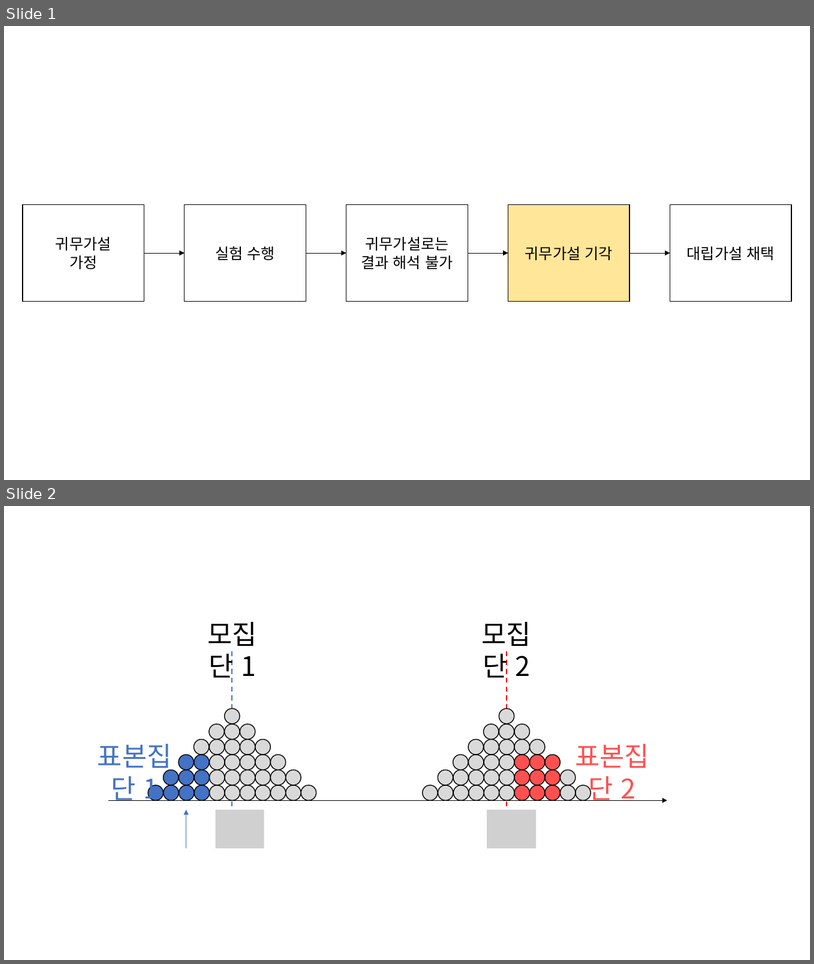
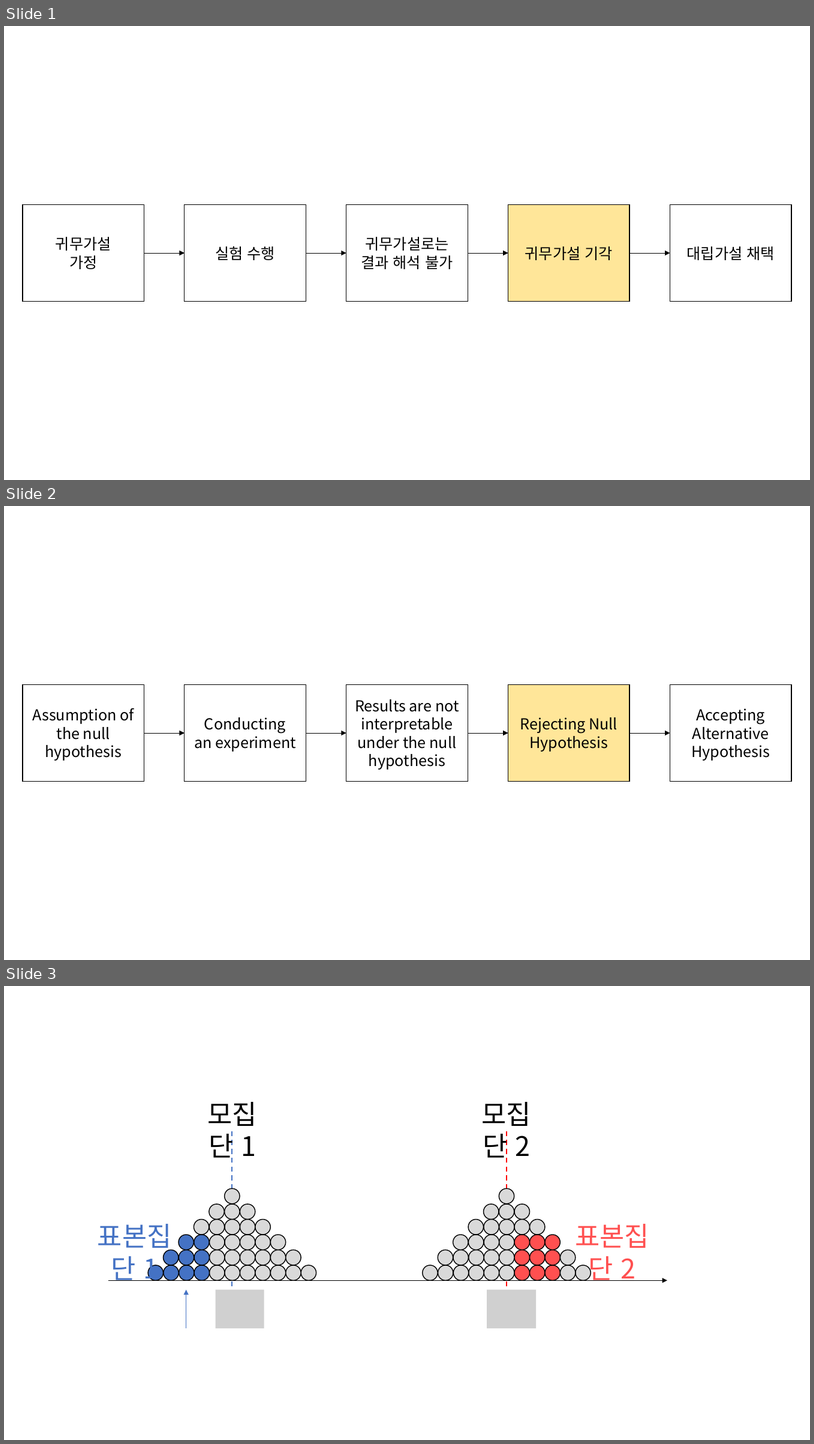
Before and after one commit to answeredbyablemind/answeredbyablemind.github.io, a slide deck: pics/2020-03-25-hypothesis/pics.pptx. Shown one above the other, each under a label of ours: slides 1 and 2 before the commit, slides 1, 2 and 3 after it. The pictures are 814x964 and 814x1444 pixels, drawn with LibreOffice and Linux fonts; fonts in the diff are those of the drawing; grey boxes stand for pictures. Boxes give left, top, right and bottom in pixels: in the first picture for what was removed or moved away, otherwise in the second. Text is boxed around its words. In the diff, an @@ line names an element or a change of style, - is before the commit and + after.

Commit message:
hypothesis in English

```diff
--- a/pics/2020-03-25-hypothesis/pics.pptx
+++ b/pics/2020-03-25-hypothesis/pics.pptx
@@ slide 2 added at (x1=4, y1=506, x2=810, y2=960), background #FFFFFF @@
@@ rectangle added at (x1=23, y1=684, x2=144, y2=781), fill #FFFFFF, outline #000000 1 pt, 18 pt, text #000000 @@
+Assumption of the null hypothesis
@@ rectangle added at (x1=184, y1=684, x2=306, y2=781), fill #FFFFFF, outline #000000 1 pt, 18 pt, text #000000 @@
+Conducting
+an experiment
@@ rectangle added at (x1=347, y1=684, x2=468, y2=781), fill #FFFFFF, outline #000000 1 pt, 18 pt, text #000000 @@
+Results are not interpretable under the null hypothesis
@@ rectangle added at (x1=509, y1=684, x2=630, y2=781), fill #FFE699, outline #000000 1 pt, 18 pt, text #000000 @@
+Rejecting Null Hypothesis
@@ rectangle added at (x1=671, y1=684, x2=792, y2=781), fill #FFFFFF, outline #000000 1 pt, 18 pt, text #000000 @@
+Accepting Alternative Hypothesis
@@ arrow added from (144, 733) to (184, 733), #000000 0.5 pt @@
@@ arrow added from (306, 733) to (347, 733), #000000 0.5 pt @@
@@ arrow added from (468, 733) to (509, 733), #000000 0.5 pt @@
@@ arrow added from (630, 733) to (671, 733), #000000 0.5 pt @@
@@ what was slide 2 is now slide 3 @@
```
Also in this commit, not shown: 7 other files.
